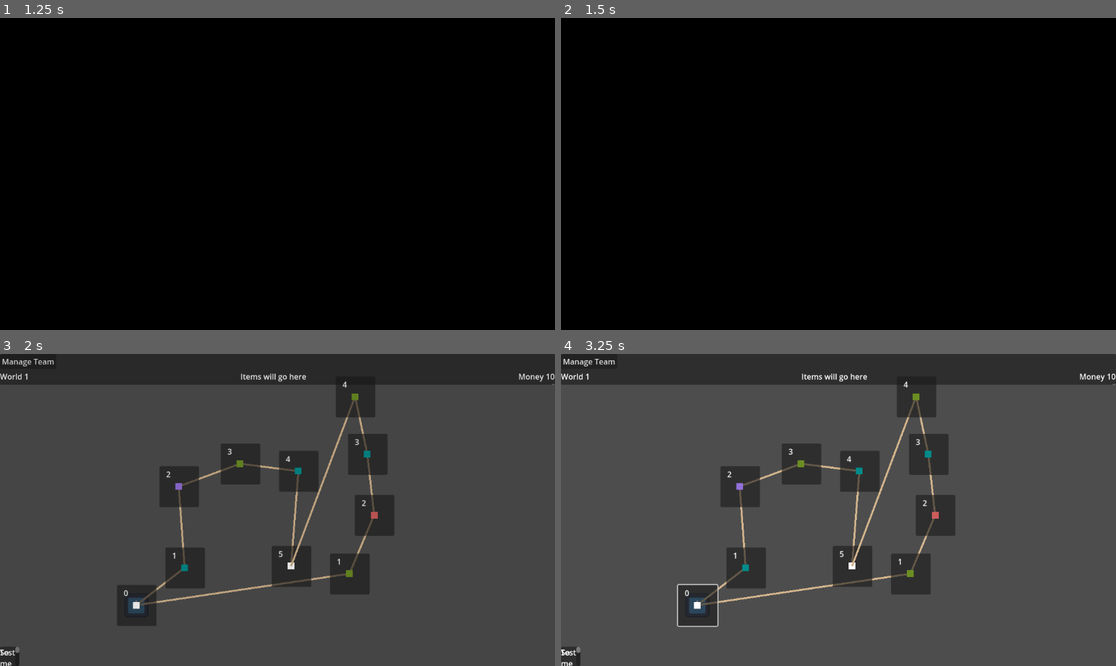
Above: before the commit, frames 1-4 (two rows, left to right).
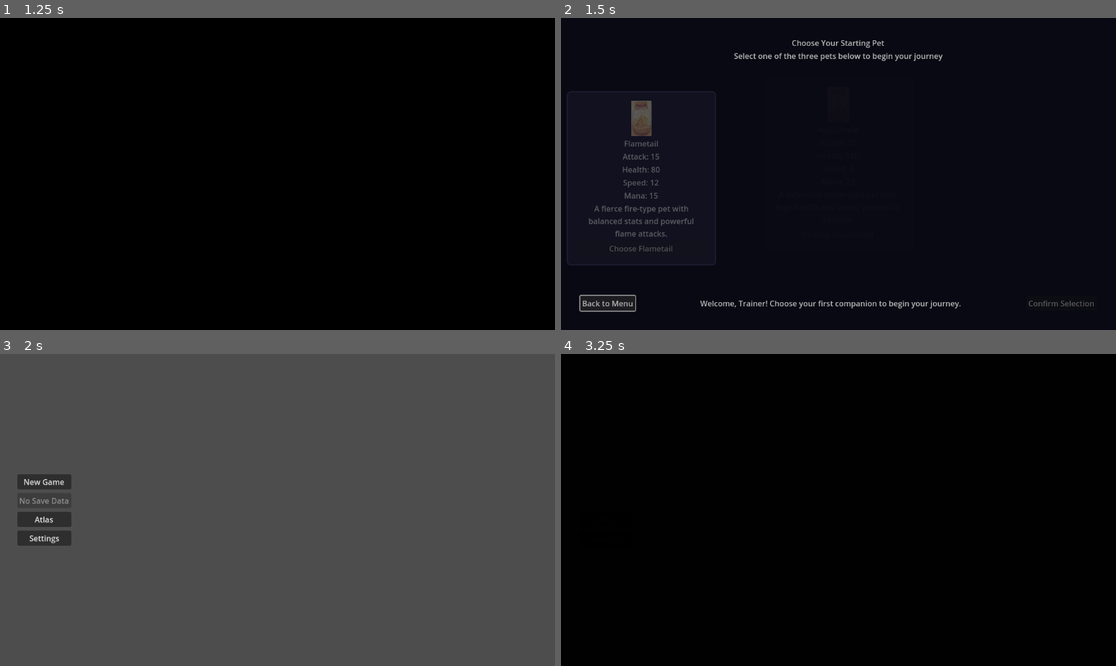
Above: after the commit, the same moments.

Repository: jwNorwood/scifi_idle
Game: Godot game, scene res://Scenes/Screens/MainMenu/MainMenu.tscn
The game is run twice, just before and just after one commit, with the same random seed, the same clock (stepped at 60 frames per second) and the same inputs. The engine's default icon, where the game draws it, is replaced by a stand-in: a white triangle on a blue panel in a dark square.
Inputs (mouse positions are in pixels of both pictures, inside the frame that each line leads up to):
- Up to frame 1 (1.25 s): click "New Game" at 0.5 s
- Up to frame 2 (1.5 s): click (605, 301) at 1.25 s, where only the run after the commit has a clickable "Back to Menu"
- Up to frame 3 (2 s): no input
- Up to frame 4 (3.25 s): click (699, 606) at 2.02 s; click (605, 481) at 2.75 s, where only the run after the commit has a clickable "New Game"

Frame 1 is identical in both runs. In frame 2, 17% of the frame differs, in the area x 1-96%, y 7-95%; in frame 3, 19%; in frame 4, 100%, in the area x 0-100%, y 0-100%.

Commit message:
Progress

Diff:
--- /dev/null
+++ b/Scenes/Screens/MainMenu/NewGameFlowDemo.tscn
@@ -0,0 +1,28 @@
+[gd_scene load_steps=2 format=3 uid="uid://dw8yap5q2m1n7"]
+
+[ext_resource type="PackedScene" uid="uid://bshjive2cjmsl" path="res://Scenes/Screens/MainMenu/MainMenu.tscn" id="1_g5h3k"]
+
+[node name="NewGameFlowDemo" type="Control"]
+layout_mode = 3
+anchors_preset = 15
+anchor_right = 1.0
+anchor_bottom = 1.0
+
+[node name="Instructions" type="Label" parent="."]
+layout_mode = 1
+anchors_preset = 2
+anchor_top = 1.0
+anchor_bottom = 1.0
+offset_left = 20.0
+offset_top = -100.0
+offset_right = 500.0
+offset_bottom = -20.0
+text = "New Game Flow Demo:
+1. Click 'New Game' to start pet selection
+2. Choose your starter pet
+3. Get taken to the overworld with your new pet
+
+The 'Continue' button will be disabled until you have save data."
+vertical_alignment = 2
+
+[node name="MainMenu" parent="." instance=ExtResource("1_g5h3k")]
--- a/Scenes/Screens/MainMenu/main_menu.gd
+++ b/Scenes/Screens/MainMenu/main_menu.gd
@@ -1,19 +1,61 @@
 extends Node
 
+@onready var continue_button: Button = $HBoxContainer/MarginContainer/VBoxContainer/Continue
 
 # Called when the node enters the scene tree for the first time.
 func _ready():
-	pass # Replace with function body.
+	_check_save_data()
 
+func _check_save_data():
+	"""Check if there's existing save data and update continue button accordingly"""
+	# For now, check if player has any pets in their team
+	if GlobalPlayer and not GlobalPlayer.playerTeam.is_empty():
+		continue_button.disabled = false
+		continue_button.text = "Continue"
+	else:
+		continue_button.disabled = true
+		continue_button.text = "No Save Data"
 
 # Called every frame. 'delta' is the elapsed time since the previous frame.
-func _process(delta):
+func _process(_delta):
 	pass
 
+func _on_new_game_pressed():
+	"""Start a new game - go to pet selection first"""
+	# Clear any existing player data for a fresh start
+	_reset_player_data()
 
-func _on_new_game_pressed():
+	# Navigate to pet selection screen
+	SceneManager.change_scene("res://Scenes/Screens/PetSelection/PetSelectionScreen.tscn")
+
+func _on_continue_pressed():
+	"""Continue existing game - skip pet selection and go to overworld"""
+	# Load existing player data if available
+	_load_player_data()
+
+	# Go directly to overworld
 	SceneManager.change_scene("res://Scenes/Screens/Overworld/Overworld.tscn")
 
+func _reset_player_data():
+	"""Reset player data for a new game"""
+	if GlobalPlayer:
+		# Clear player team and inventory
+		GlobalPlayer.playerTeam.clear()
+		GlobalPlayer.playerTeamInventory.clear()
 
-func _on_continue_pressed():
-	SceneManager.change_scene("res://Scenes/Screens/Overworld/Overworld.tscn")
+		# Reset player stats
+		GlobalPlayer.playerGold = 10
+		GlobalPlayer.playerExp = 0
+		GlobalPlayer.playerLevel = 1
+		GlobalPlayer.playerItems.clear()
+		GlobalPlayer.playerModifiers.clear()
+
+		print("Player data reset for new game")
+
+func _load_player_data():
+	"""Load existing player data (placeholder for save system)"""
+	# TODO: Implement save/load system
+	# For now, just initialize test data if team is empty
+	if GlobalPlayer and GlobalPlayer.playerTeam.is_empty():
+		GlobalPlayer._init_test_data()
+		print("Loaded existing player data")
--- /dev/null
+++ b/Scenes/Screens/PetSelection/PetSelectionDemo.tscn
@@ -0,0 +1,12 @@
+[gd_scene load_steps=2 format=3 uid="uid://c2n5x7w8qp9r4"]
+
+[ext_resource type="PackedScene" uid="uid://b8m4xk5n7qr2s" path="res://Scenes/Screens/PetSelection/PetSelectionScreen.tscn" id="1_p3g5x"]
+
+[node name="PetSelectionDemo" type="Control"]
+layout_mode = 3
+anchors_preset = 15
+anchor_right = 1.0
+anchor_bottom = 1.0
+
+[node name="PetSelectionScreen" parent="." instance=ExtResource("1_p3g5x")]
+layout_mode = 1
--- /dev/null
+++ b/Scenes/Screens/PetSelection/PetSelectionScreen.gd
@@ -0,0 +1,289 @@
+extends Control
+
+# Pet selection data
+var starter_pets: Array[Pet] = []
+var selected_pet: Pet = null
+var selected_pet_index: int = -1
+
+# UI references
+@onready var pet1_image: TextureRect = $MainContainer/PetOptionsContainer/Pet1Option/Pet1Content/Pet1Image
+@onready var pet2_image: TextureRect = $MainContainer/PetOptionsContainer/Pet2Option/Pet2Content/Pet2Image
+@onready var pet3_image: TextureRect = $MainContainer/PetOptionsContainer/Pet3Option/Pet3Content/Pet3Image
+
+@onready var pet1_option: Panel = $MainContainer/PetOptionsContainer/Pet1Option
+@onready var pet2_option: Panel = $MainContainer/PetOptionsContainer/Pet2Option
+@onready var pet3_option: Panel = $MainContainer/PetOptionsContainer/Pet3Option
+
+@onready var selected_pet_label: Label = $MainContainer/BottomContainer/SelectedPetLabel
+@onready var confirm_button: Button = $MainContainer/BottomContainer/ConfirmButton
+
+# Style boxes for selection feedback
+var normal_style: StyleBoxFlat
+var selected_style: StyleBoxFlat
+
+# Signals
+signal pet_selected(pet: Pet)
+signal selection_confirmed(pet: Pet)
+
+func _ready():
+	_setup_styles()
+	_create_starter_pets()
+	_setup_pet_display()
+	_show_welcome_message()
+	_animate_screen_entrance()
+
+func _animate_screen_entrance():
+	"""Animate the pet options sliding in for a nice entrance effect"""
+	# Wait for one frame to ensure layout is calculated
+	await get_tree().process_frame
+
+	# Store original positions
+	var pet1_original_x = pet1_option.position.x
+	var pet2_original_y = pet2_option.position.y
+	var pet3_original_x = pet3_option.position.x
+
+	# Start with pet options slightly transparent and offset
+	pet1_option.modulate.a = 0.0
+	pet2_option.modulate.a = 0.0
+	pet3_option.modulate.a = 0.0
+
+	# Use offset properties for Control nodes
+	pet1_option.position.x = pet1_original_x - 50
+	pet2_option.position.y = pet2_original_y - 30
+	pet3_option.position.x = pet3_original_x + 50
+
+	# Animate them sliding in with staggered timing
+	var tween = create_tween()
+	tween.set_parallel(true)
+
+	# Pet 1 slides in from left
+	tween.tween_property(pet1_option, "modulate:a", 1.0, 0.5).set_delay(0.2)
+	tween.tween_property(pet1_option, "position:x", pet1_original_x, 0.5).set_delay(0.2)
+
+	# Pet 2 slides in from top
+	tween.tween_property(pet2_option, "modulate:a", 1.0, 0.5).set_delay(0.4)
+	tween.tween_property(pet2_option, "position:y", pet2_original_y, 0.5).set_delay(0.4)
+
+	# Pet 3 slides in from right
+	tween.tween_property(pet3_option, "modulate:a", 1.0, 0.5).set_delay(0.6)
+	tween.tween_property(pet3_option, "position:x", pet3_original_x, 0.5).set_delay(0.6)
+
+func _show_welcome_message():
+	"""Show a welcome message for new players"""
+	selected_pet_label.text = "Welcome, Trainer! Choose your first companion to begin your journey."
+
+func _setup_styles():
+	"""Create style boxes for normal and selected states"""
+	# Normal style (matches the scene)
+	normal_style = StyleBoxFlat.new()
+	normal_style.bg_color = Color(0.15, 0.15, 0.25, 1)
+	normal_style.border_width_left = 2
+	normal_style.border_width_top = 2
+	normal_style.border_width_right = 2
+	normal_style.border_width_bottom = 2
+	normal_style.border_color = Color(0.3, 0.3, 0.5, 1)
+	normal_style.corner_radius_top_left = 8
+	normal_style.corner_radius_top_right = 8
+	normal_style.corner_radius_bottom_right = 8
+	normal_style.corner_radius_bottom_left = 8
+
+	# Selected style
+	selected_style = StyleBoxFlat.new()
+	selected_style.bg_color = Color(0.2, 0.3, 0.5, 1)
+	selected_style.border_width_left = 3
+	selected_style.border_width_top = 3
+	selected_style.border_width_right = 3
+	selected_style.border_width_bottom = 3
+	selected_style.border_color = Color(0.4, 0.6, 1.0, 1)
+	selected_style.corner_radius_top_left = 8
+	selected_style.corner_radius_top_right = 8
+	selected_style.corner_radius_bottom_right = 8
+	selected_style.corner_radius_bottom_left = 8
+
+func _create_starter_pets():
+	"""Create the three starter pet options"""
+	# Pet 1: Flametail (Fire-type, balanced)
+	var pet1 = Pet.new()
+	pet1.name = "Flametail"
+	pet1.attack = 15.0
+	pet1.health = 80
+	pet1.speed = 12.0
+	pet1.mana_max = 15
+	pet1.mana_attack = 3
+	pet1.mana_start = 15
+
+	# Pet 2: Aquashield (Water-type, tanky)
+	var pet2 = Pet.new()
+	pet2.name = "Aquashield"
+	pet2.attack = 10.0
+	pet2.health = 120
+	pet2.speed = 8.0
+	pet2.mana_max = 20
+	pet2.mana_attack = 2
+	pet2.mana_start = 20
+
+	# Pet 3: Voltdash (Electric-type, fast)
+	var pet3 = Pet.new()
+	pet3.name = "Voltdash"
+	pet3.attack = 12.0
+	pet3.health = 90
+	pet3.speed = 18.0
+	pet3.mana_max = 12
+	pet3.mana_attack = 4
+	pet3.mana_start = 12
+
+	# Try to load textures from existing assets
+	_try_load_pet_textures([pet1, pet2, pet3])
+
+	starter_pets = [pet1, pet2, pet3]
+
+func _try_load_pet_textures(pets: Array[Pet]):
+	"""Try to load pet textures from the Assets/Pet folder"""
+	var texture_paths = [
+		"res://Assets/Pet/1.png",
+		"res://Assets/Pet/2.png",
+		"res://Assets/Pet/3.png"
+	]
+
+	for i in range(min(pets.size(), texture_paths.size())):
+		var texture = load(texture_paths[i]) as Texture2D
+		if texture:
+			pets[i].texture_card = texture
+
+func _setup_pet_display():
+	"""Set up the visual display of the three pets"""
+	if starter_pets.size() >= 3:
+		# Set pet images
+		if starter_pets[0].texture_card:
+			pet1_image.texture = starter_pets[0].texture_card
+		if starter_pets[1].texture_card:
+			pet2_image.texture = starter_pets[1].texture_card
+		if starter_pets[2].texture_card:
+			pet3_image.texture = starter_pets[2].texture_card
+
+func _update_selection_visual():
+	"""Update the visual feedback for pet selection"""
+	# Reset all panels to normal style
+	pet1_option.set("theme_override_styles/panel", normal_style)
+	pet2_option.set("theme_override_styles/panel", normal_style)
+	pet3_option.set("theme_override_styles/panel", normal_style)
+
+	# Highlight selected panel
+	match selected_pet_index:
+		0:
+			pet1_option.set("theme_override_styles/panel", selected_style)
+		1:
+			pet2_option.set("theme_override_styles/panel", selected_style)
+		2:
+			pet3_option.set("theme_override_styles/panel", selected_style)
+
+func _update_selection_info():
+	"""Update the selection info display"""
+	if selected_pet:
+		selected_pet_label.text = "Selected: " + selected_pet.name
+		confirm_button.disabled = false
+	else:
+		selected_pet_label.text = "Select a pet to continue..."
+		confirm_button.disabled = true
+
+func _on_pet_1_selected():
+	"""Handle Pet 1 (Flametail) selection"""
+	selected_pet = starter_pets[0]
+	selected_pet_index = 0
+	_update_selection_visual()
+	_update_selection_info()
+	pet_selected.emit(selected_pet)
+	print("Selected: ", selected_pet.name)
+
+func _on_pet_2_selected():
+	"""Handle Pet 2 (Aquashield) selection"""
+	selected_pet = starter_pets[1]
+	selected_pet_index = 1
+	_update_selection_visual()
+	_update_selection_info()
+	pet_selected.emit(selected_pet)
+	print("Selected: ", selected_pet.name)
+
+func _on_pet_3_selected():
+	"""Handle Pet 3 (Voltdash) selection"""
+	selected_pet = starter_pets[2]
+	selected_pet_index = 2
+	_update_selection_visual()
+	_update_selection_info()
+	pet_selected.emit(selected_pet)
+	print("Selected: ", selected_pet.name)
+
+func _on_confirm_button_pressed():
+	"""Handle confirm button press"""
+	if selected_pet:
+		_confirm_selection()
+
+func _confirm_selection():
+	"""Confirm the pet selection and proceed"""
+	if not selected_pet:
+		return
+
+	# Add the selected pet to the player's team
+	if GlobalPlayer:
+		# Clear existing pets and add the starter
+		GlobalPlayer.playerTeam.clear()
+		GlobalPlayer.playerTeam.append(selected_pet)
+		print("Added ", selected_pet.name, " to player's team")
+
+	# Emit confirmation signal
+	selection_confirmed.emit(selected_pet)
+
+	# Transition to the next scene (e.g., overworld or main game)
+	_go_to_overworld()
+
+func _go_to_overworld():
+	"""Transition to the overworld scene"""
+	# Show a brief confirmation message
+	selected_pet_label.text = "Welcome to your adventure with " + selected_pet.name + "!"
+	confirm_button.disabled = true
+
+	# Brief delay before transitioning
+	await get_tree().create_timer(1.5).timeout
+
+	# Check if SceneManager is available
+	if SceneManager:
+		SceneManager.change_scene("res://Scenes/Screens/Overworld/Overworld.tscn")
+	else:
+		# Fallback: direct scene change
+		get_tree().change_scene_to_file("res://Scenes/Screens/Overworld/Overworld.tscn")
+
+func _on_back_button_pressed():
+	"""Handle back button press"""
+	# Go back to main menu
+	if SceneManager:
+		SceneManager.change_scene("res://Scenes/Screens/MainMenu/MainMenu.tscn")
+	else:
+		get_tree().change_scene_to_file("res://Scenes/Screens/MainMenu/MainMenu.tscn")
+
+# Optional: Handle keyboard input for quick selection
+func _input(event):
+	"""Handle keyboard input for pet selection"""
+	if event is InputEventKey and event.pressed:
+		match event.keycode:
+			KEY_1:
+				_on_pet_1_selected()
+			KEY_2:
+				_on_pet_2_selected()
+			KEY_3:
+				_on_pet_3_selected()
+			KEY_ENTER, KEY_KP_ENTER:
+				if not confirm_button.disabled:
+					_on_confirm_button_pressed()
+			KEY_ESCAPE:
+				_on_back_button_pressed()
+
+# Helper function to get the selected pet (for external use)
+func get_selected_pet() -> Pet:
+	return selected_pet
+
+# Function to reset selection (for external use)
+func reset_selection():
+	selected_pet = null
+	selected_pet_index = -1
+	_update_selection_visual()
+	_update_selection_info()
--- /dev/null
+++ b/Scenes/Screens/PetSelection/PetSelectionScreen.tscn
@@ -0,0 +1,294 @@
+[gd_scene load_steps=4 format=3 uid="uid://b8m4xk5n7qr2s"]
+
+[ext_resource type="Script" path="res://Scenes/Screens/PetSelection/PetSelectionScreen.gd" id="1_x5k3m"]
+
+[sub_resource type="StyleBoxFlat" id="StyleBoxFlat_1"]
+bg_color = Color(0.15, 0.15, 0.25, 1)
+border_width_left = 2
+border_width_top = 2
+border_width_right = 2
+border_width_bottom = 2
+border_color = Color(0.3, 0.3, 0.5, 1)
+corner_radius_top_left = 8
+corner_radius_top_right = 8
+corner_radius_bottom_right = 8
+corner_radius_bottom_left = 8
+
+[sub_resource type="StyleBoxFlat" id="StyleBoxFlat_2"]
+bg_color = Color(0.2, 0.4, 0.7, 1)
+border_width_left = 3
+border_width_top = 3
+border_width_right = 3
+border_width_bottom = 3
+border_color = Color(0.3, 0.6, 1, 1)
+corner_radius_top_left = 8
+corner_radius_top_right = 8
+corner_radius_bottom_right = 8
+corner_radius_bottom_left = 8
+
+[node name="PetSelectionScreen" type="Control"]
+layout_mode = 3
+anchors_preset = 15
+anchor_right = 1.0
+anchor_bottom = 1.0
+script = ExtResource("1_x5k3m")
+
+[node name="Background" type="ColorRect" parent="."]
+layout_mode = 1
+anchors_preset = 15
+anchor_right = 1.0
+anchor_bottom = 1.0
+color = Color(0.05, 0.05, 0.1, 1)
+
+[node name="MainContainer" type="VBoxContainer" parent="."]
+layout_mode = 1
+anchors_preset = 15
+anchor_right = 1.0
+anchor_bottom = 1.0
+offset_left = 40.0
+offset_top = 40.0
+offset_right = -40.0
+offset_bottom = -40.0
+
+[node name="Title" type="Label" parent="MainContainer"]
+layout_mode = 2
+text = "Choose Your Starting Pet"
+horizontal_alignment = 1
+
+[node name="Subtitle" type="Label" parent="MainContainer"]
+layout_mode = 2
+text = "Select one of the three pets below to begin your journey"
+horizontal_alignment = 1
+
+[node name="Spacer1" type="Control" parent="MainContainer"]
+layout_mode = 2
+size_flags_vertical = 3
+size_flags_stretch_ratio = 0.3
+
+[node name="PetOptionsContainer" type="HBoxContainer" parent="MainContainer"]
+layout_mode = 2
+size_flags_vertical = 3
+size_flags_stretch_ratio = 2.0
+alignment = 1
+
+[node name="Pet1Option" type="Panel" parent="MainContainer/PetOptionsContainer"]
+layout_mode = 2
+size_flags_horizontal = 3
+theme_override_styles/panel = SubResource("StyleBoxFlat_1")
+
+[node name="Pet1Content" type="VBoxContainer" parent="MainContainer/PetOptionsContainer/Pet1Option"]
+layout_mode = 1
+anchors_preset = 15
+anchor_right = 1.0
+anchor_bottom = 1.0
+offset_left = 20.0
+offset_top = 20.0
+offset_right = -20.0
+offset_bottom = -20.0
+
+[node name="Pet1Image" type="TextureRect" parent="MainContainer/PetOptionsContainer/Pet1Option/Pet1Content"]
+layout_mode = 2
+size_flags_vertical = 3
+size_flags_stretch_ratio = 1.5
+expand_mode = 1
+stretch_mode = 5
+
+[node name="Pet1Name" type="Label" parent="MainContainer/PetOptionsContainer/Pet1Option/Pet1Content"]
+layout_mode = 2
+text = "Flametail"
+horizontal_alignment = 1
+
+[node name="Pet1Stats" type="VBoxContainer" parent="MainContainer/PetOptionsContainer/Pet1Option/Pet1Content"]
+layout_mode = 2
+
+[node name="Pet1Attack" type="Label" parent="MainContainer/PetOptionsContainer/Pet1Option/Pet1Content/Pet1Stats"]
+layout_mode = 2
+text = "Attack: 15"
+horizontal_alignment = 1
+
+[node name="Pet1Health" type="Label" parent="MainContainer/PetOptionsContainer/Pet1Option/Pet1Content/Pet1Stats"]
+layout_mode = 2
+text = "Health: 80"
+horizontal_alignment = 1
+
+[node name="Pet1Speed" type="Label" parent="MainContainer/PetOptionsContainer/Pet1Option/Pet1Content/Pet1Stats"]
+layout_mode = 2
+text = "Speed: 12"
+horizontal_alignment = 1
+
+[node name="Pet1Mana" type="Label" parent="MainContainer/PetOptionsContainer/Pet1Option/Pet1Content/Pet1Stats"]
+layout_mode = 2
+text = "Mana: 15"
+horizontal_alignment = 1
+
+[node name="Pet1Description" type="Label" parent="MainContainer/PetOptionsContainer/Pet1Option/Pet1Content"]
+layout_mode = 2
+text = "A fierce fire-type pet with balanced stats and powerful flame attacks."
+horizontal_alignment = 1
+autowrap_mode = 2
+
+[node name="Pet1Button" type="Button" parent="MainContainer/PetOptionsContainer/Pet1Option/Pet1Content"]
+layout_mode = 2
+text = "Choose Flametail"
+theme_override_styles/hover = SubResource("StyleBoxFlat_2")
+
+[node name="Spacer1" type="Control" parent="MainContainer/PetOptionsContainer"]
+layout_mode = 2
+size_flags_horizontal = 3
+size_flags_stretch_ratio = 0.2
+
+[node name="Pet2Option" type="Panel" parent="MainContainer/PetOptionsContainer"]
+layout_mode = 2
+size_flags_horizontal = 3
+theme_override_styles/panel = SubResource("StyleBoxFlat_1")
+
+[node name="Pet2Content" type="VBoxContainer" parent="MainContainer/PetOptionsContainer/Pet2Option"]
+layout_mode = 1
+anchors_preset = 15
+anchor_right = 1.0
+anchor_bottom = 1.0
+offset_left = 20.0
+offset_top = 20.0
+offset_right = -20.0
+offset_bottom = -20.0
+
+[node name="Pet2Image" type="TextureRect" parent="MainContainer/PetOptionsContainer/Pet2Option/Pet2Content"]
+layout_mode = 2
+size_flags_vertical = 3
+size_flags_stretch_ratio = 1.5
+expand_mode = 1
+stretch_mode = 5
+
+[node name="Pet2Name" type="Label" parent="MainContainer/PetOptionsContainer/Pet2Option/Pet2Content"]
+layout_mode = 2
+text = "Aquashield"
+horizontal_alignment = 1
+
+[node name="Pet2Stats" type="VBoxContainer" parent="MainContainer/PetOptionsContainer/Pet2Option/Pet2Content"]
+layout_mode = 2
+
+[node name="Pet2Attack" type="Label" parent="MainContainer/PetOptionsContainer/Pet2Option/Pet2Content/Pet2Stats"]
+layout_mode = 2
+text = "Attack: 10"
+horizontal_alignment = 1
+
+[node name="Pet2Health" type="Label" parent="MainContainer/PetOptionsContainer/Pet2Option/Pet2Content/Pet2Stats"]
+layout_mode = 2
+text = "Health: 120"
+horizontal_alignment = 1
+
+[node name="Pet2Speed" type="Label" parent="MainContainer/PetOptionsContainer/Pet2Option/Pet2Content/Pet2Stats"]
+layout_mode = 2
+text = "Speed: 8"
+horizontal_alignment = 1
+
+[node name="Pet2Mana" type="Label" parent="MainContainer/PetOptionsContainer/Pet2Option/Pet2Content/Pet2Stats"]
+layout_mode = 2
+text = "Mana: 20"
+horizontal_alignment = 1
+
+[node name="Pet2Description" type="Label" parent="MainContainer/PetOptionsContainer/Pet2Option/Pet2Content"]
+layout_mode = 2
+text = "A defensive water-type pet with high health and strong protective abilities."
+horizontal_alignment = 1
+autowrap_mode = 2
+
+[node name="Pet2Button" type="Button" parent="MainContainer/PetOptionsContainer/Pet2Option/Pet2Content"]
+layout_mode = 2
+text = "Choose Aquashield"
+theme_override_styles/hover = SubResource("StyleBoxFlat_2")
+
+[node name="Spacer2" type="Control" parent="MainContainer/PetOptionsContainer"]
+layout_mode = 2
+size_flags_horizontal = 3
+size_flags_stretch_ratio = 0.2
+
+[node name="Pet3Option" type="Panel" parent="MainContainer/PetOptionsContainer"]
+layout_mode = 2
+size_flags_horizontal = 3
+theme_override_styles/panel = SubResource("StyleBoxFlat_1")
+
+[node name="Pet3Content" type="VBoxContainer" parent="MainContainer/PetOptionsContainer/Pet3Option"]
+layout_mode = 1
+anchors_preset = 15
+anchor_right = 1.0
+anchor_bottom = 1.0
+offset_left = 20.0
+offset_top = 20.0
+offset_right = -20.0
+offset_bottom = -20.0
+
+[node name="Pet3Image" type="TextureRect" parent="MainContainer/PetOptionsContainer/Pet3Option/Pet3Content"]
+layout_mode = 2
+size_flags_vertical = 3
+size_flags_stretch_ratio = 1.5
+expand_mode = 1
+stretch_mode = 5
+
+[node name="Pet3Name" type="Label" parent="MainContainer/PetOptionsContainer/Pet3Option/Pet3Content"]
+layout_mode = 2
+text = "Voltdash"
+horizontal_alignment = 1
+
+[node name="Pet3Stats" type="VBoxContainer" parent="MainContainer/PetOptionsContainer/Pet3Option/Pet3Content"]
+layout_mode = 2
+
+[node name="Pet3Attack" type="Label" parent="MainContainer/PetOptionsContainer/Pet3Option/Pet3Content/Pet3Stats"]
+layout_mode = 2
+text = "Attack: 12"
+horizontal_alignment = 1
+
+[node name="Pet3Health" type="Label" parent="MainContainer/PetOptionsContainer/Pet3Option/Pet3Content/Pet3Stats"]
+layout_mode = 2
+text = "Health: 90"
+horizontal_alignment = 1
+
+[node name="Pet3Speed" type="Label" parent="MainContainer/PetOptionsContainer/Pet3Option/Pet3Content/Pet3Stats"]
+layout_mode = 2
+text = "Speed: 18"
+horizontal_alignment = 1
+
+[node name="Pet3Mana" type="Label" parent="MainContainer/PetOptionsContainer/Pet3Option/Pet3Content/Pet3Stats"]
+layout_mode = 2
+text = "Mana: 12"
+horizontal_alignment = 1
+
+[node name="Pet3Description" type="Label" parent="MainContainer/PetOptionsContainer/Pet3Option/Pet3Content"]
+layout_mode = 2
+text = "A lightning-fast electric pet with high speed and quick electric attacks."
+horizontal_alignment = 1
+autowrap_mode = 2
+
+[node name="Pet3Button" type="Button" parent="MainContainer/PetOptionsContainer/Pet3Option/Pet3Content"]
+layout_mode = 2
+text = "Choose Voltdash"
+theme_override_styles/hover = SubResource("StyleBoxFlat_2")
+
+[node name="Spacer2" type="Control" parent="MainContainer"]
+layout_mode = 2
+size_flags_vertical = 3
+size_flags_stretch_ratio = 0.3
+
+[node name="BottomContainer" type="HBoxContainer" parent="MainContainer"]
+layout_mode = 2
+
+[node name="BackButton" type="Button" parent="MainContainer/BottomContainer"]
+layout_mode = 2
+text = "Back to Menu"
+
+[node name="SelectedPetLabel" type="Label" parent="MainContainer/BottomContainer"]
+layout_mode = 2
+size_flags_horizontal = 3
+text = "Select a pet to continue..."
+horizontal_alignment = 1
+
+[node name="ConfirmButton" type="Button" parent="MainContainer/BottomContainer"]
+layout_mode = 2
+text = "Confirm Selection"
+disabled = true
+
+[connection signal="pressed" from="MainContainer/PetOptionsContainer/Pet1Option/Pet1Content/Pet1Button" to="." method="_on_pet_1_selected"]
+[connection signal="pressed" from="MainContainer/PetOptionsContainer/Pet2Option/Pet2Content/Pet2Button" to="." method="_on_pet_2_selected"]
+[connection signal="pressed" from="MainContainer/PetOptionsContainer/Pet3Option/Pet3Content/Pet3Button" to="." method="_on_pet_3_selected"]
+[connection signal="pressed" from="MainContainer/BottomContainer/BackButton" to="." method="_on_back_button_pressed"]
+[connection signal="pressed" from="MainContainer/BottomContainer/ConfirmButton" to="." method="_on_confirm_button_pressed"]
Empty file added: Resources/SpecialAttack/AnimatedSpecialAttack.gd
Not shown, added: Resources/SpecialAttack/AnimatedSpecialAttack.gd.uid
Empty file added: Resources/SpecialAttack/Fireball/AnimatedFireball.gd
Not shown, added: Resources/SpecialAttack/Fireball/AnimatedFireball.gd.uid
Empty file added: Resources/SpecialAttack/Fireball/AnimatedFireball.tres
Empty file added: Resources/SpecialAttack/Healing/AnimatedHeal.gd
Not shown, added: Resources/SpecialAttack/Healing/AnimatedHeal.gd.uid
Empty file added: Resources/SpecialAttack/Lightning/AnimatedLightning.gd
Not shown, added: Resources/SpecialAttack/Lightning/AnimatedLightning.gd.uid
Empty file added: Scenes/Component/Effects/FireImpactEffect.tscn
Empty file added: Scenes/Component/Pet/AnimatedPet.gd
Not shown, added: Scenes/Component/Pet/AnimatedPet.gd.uid
(and 17 more such lines)
